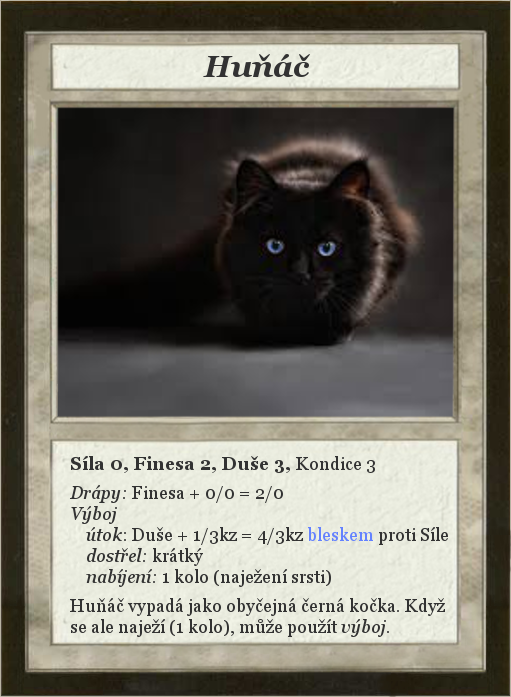
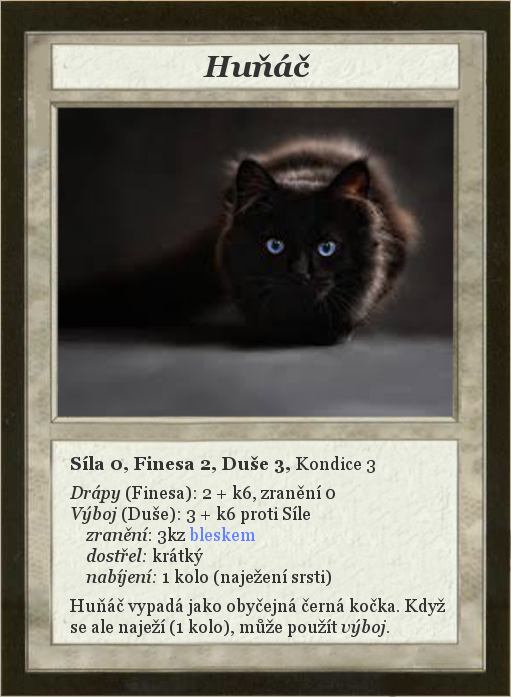
Layer changes from the first 511x697 image to the second:
painted on "Síla 0, Finesa 2, Duše 3, Kond..." over [85, 485, 448, 545]
